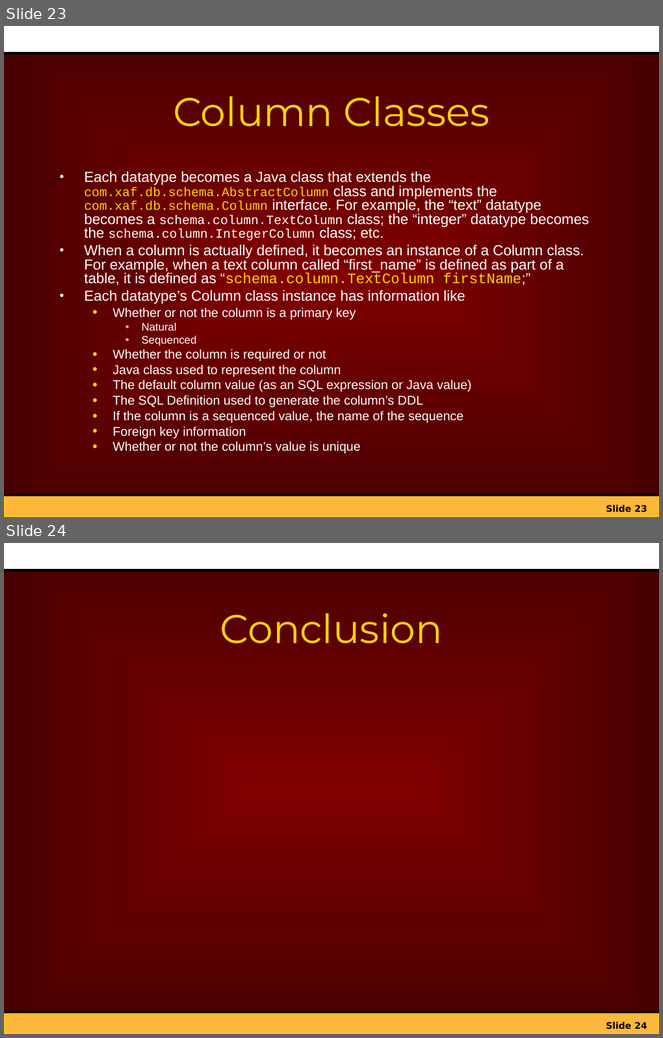
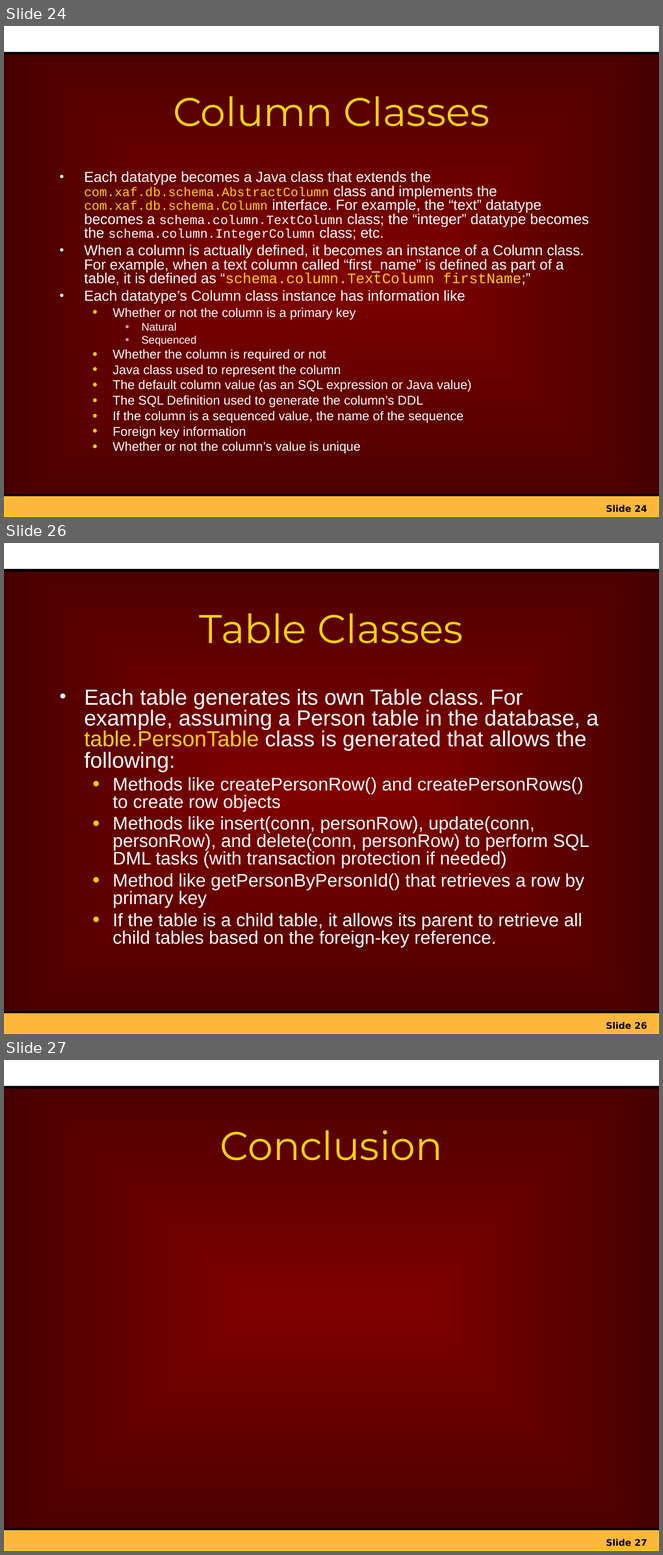
Before and after one commit to netspective/sparx-2001, a slide deck: Framework/web-shared/docs/project/Introduction_to_Sparx_XIF.ppt. Shown one above the other, each under a label of ours: slides 23 and 24 before the commit, slides 24, 26 and 27 after it; the slides between them are not shown. The pictures are 663x1038 and 663x1555 pixels, drawn with LibreOffice and Linux fonts; fonts in the diff are those of the drawing; background and template pictures are left out. Boxes give left, top, right and bottom in pixels: in the first picture for what was removed or moved away, otherwise in the second. Text is boxed around its words. In the diff, an @@ line names an element or a change of style, - is before the commit and + after.

```diff
--- a/Framework/web-shared/docs/project/Introduction_to_Sparx_XIF.ppt
+++ b/Framework/web-shared/docs/project/Introduction_to_Sparx_XIF.ppt
@@ slide 26 added at <box>4,543,659,1034</box>, background gradient #800000 to #470000; not listed: 5 template elements that a slide beside it also shows @@
@@ title added at <box>200,613,464,644</box>, 44 pt, text #FDD409 @@
+Table Classes
@@ text added at <box>84,689,599,947</box>, 20 pt, text #FFFFFF @@
+• Each table generates its own Table class. For example, assuming a Person table in the database, a table.PersonTable class is generated that allows the following:
+  ● Methods like createPersonRow() and createPersonRows() to create row objects
+  ● Methods like insert(conn, personRow), update(conn, personRow), and delete(conn, personRow) to perform SQL DML tasks (with transaction protection if needed)
+  ● Method like getPersonByPersonId() that retrieves a row by primary key
+  ● If the table is a child table, it allows its parent to retrieve all child tables based on the foreign-key reference.
@@ what was slide 23 is now slide 24 @@
@@ page number at <box>606,505,647,513</box>: text changed @@
-Slide 23
+Slide 24
@@ what was slide 24 is now slide 27 @@
@@ page number at <box>606,1539,647,1547</box>: text changed @@
-Slide 24
+Slide 27
```
Also in this commit, not shown: 10 slides changed, 2 other slides added, 9 other files.
